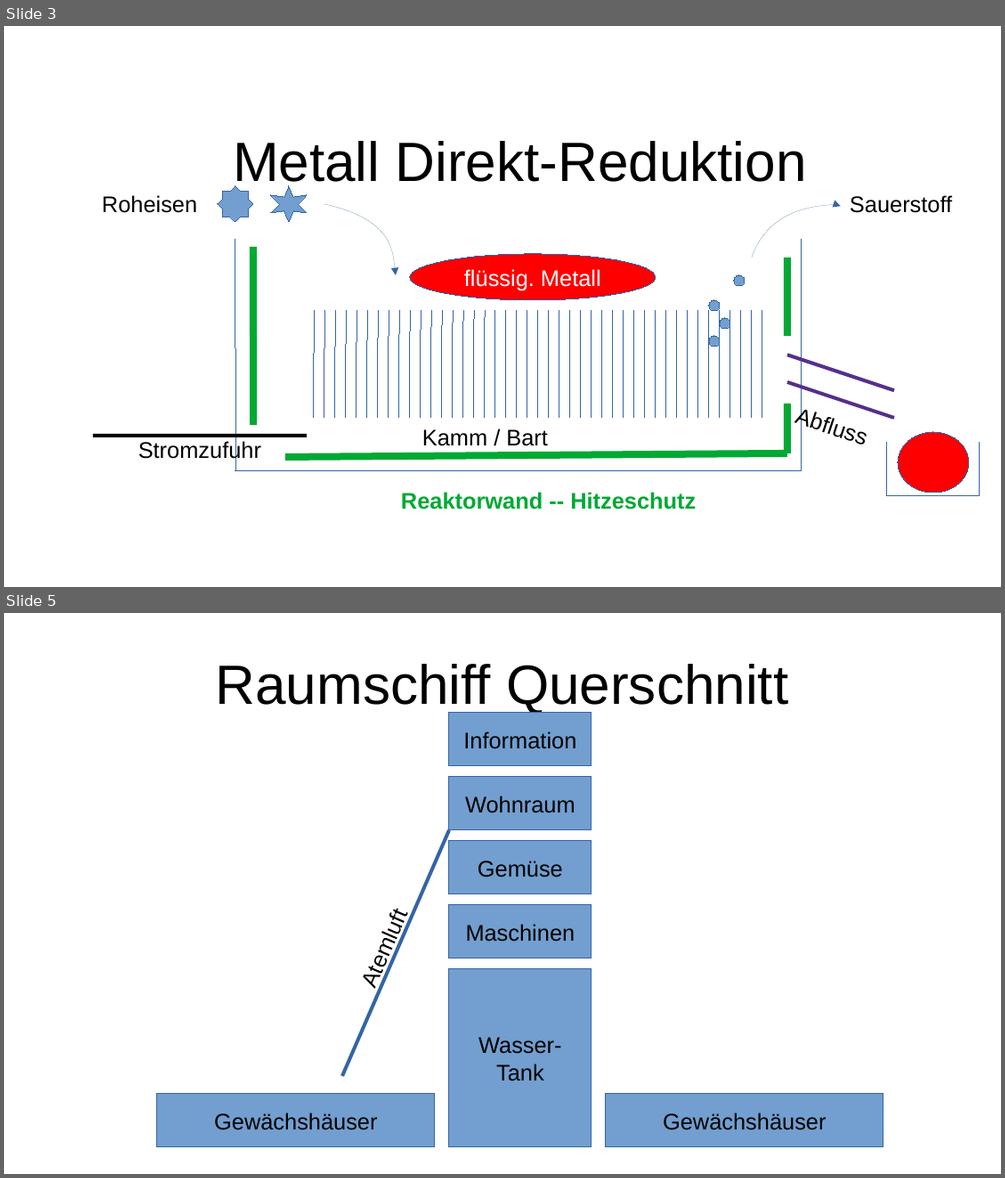
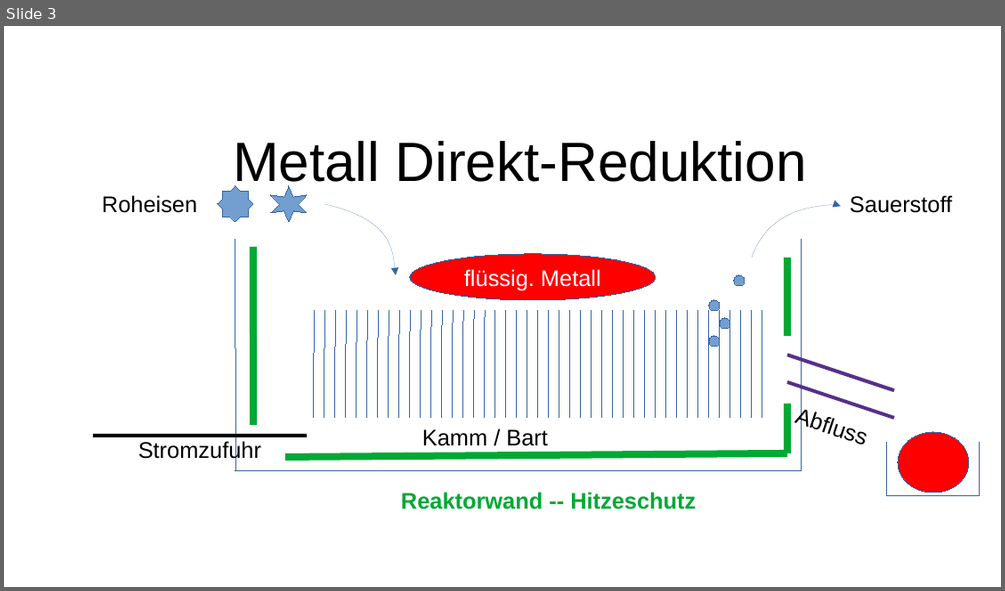
Before and after one commit to a8767c36/mars-game, a slide deck: schema/Industrie.odp. Shown one above the other, each under a label of ours: slides 3 and 5 before the commit, slide 3 after it; the slides between them are not shown. The pictures are 1005x1178 and 1005x591 pixels, drawn with LibreOffice and Linux fonts; fonts in the diff are those of the drawing. Boxes give left, top, right and bottom in pixels: in the first picture for what was removed or moved away, otherwise in the second. Text is boxed around its words. In the diff, an @@ line names an element or a change of style, - is before the commit and + after.

```diff
--- a/schema/Industrie.odp
+++ b/schema/Industrie.odp
@@ slide 5 removed at box(4, 613, 1001, 1174), background #FFFFFF @@
@@ title removed at box(216, 664, 788, 714) @@
-Raumschiff Querschnitt
@@ rectangle removed at box(449, 713, 591, 766) @@
-Information
@@ rectangle removed at box(449, 777, 591, 830) @@
-Wohnraum
@@ line removed at box(342, 830, 449, 1076) @@
-Atemluft
@@ rectangle removed at box(449, 841, 591, 894) @@
-Gemüse
@@ rectangle removed at box(449, 905, 591, 958) @@
-Maschinen
@@ rectangle removed at box(449, 969, 591, 1148) @@
-Wasser-
-Tank
@@ rectangle removed at box(157, 1094, 435, 1147) @@
-Gewächshäuser
@@ rectangle removed at box(606, 1094, 883, 1147) @@
-Gewächshäuser
```
Also in this commit, not shown: 1 other slide removed, 3 other files.
